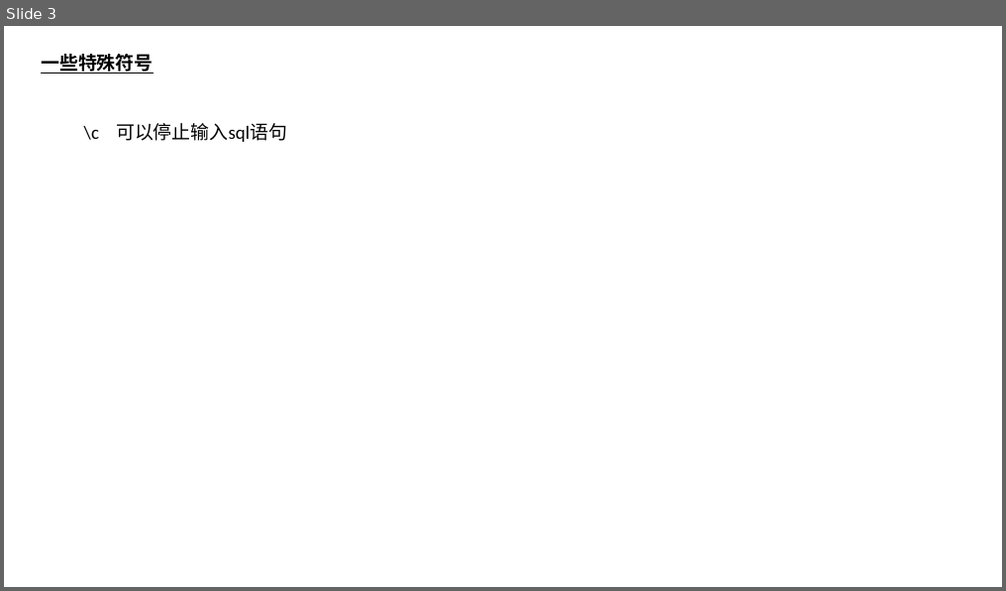
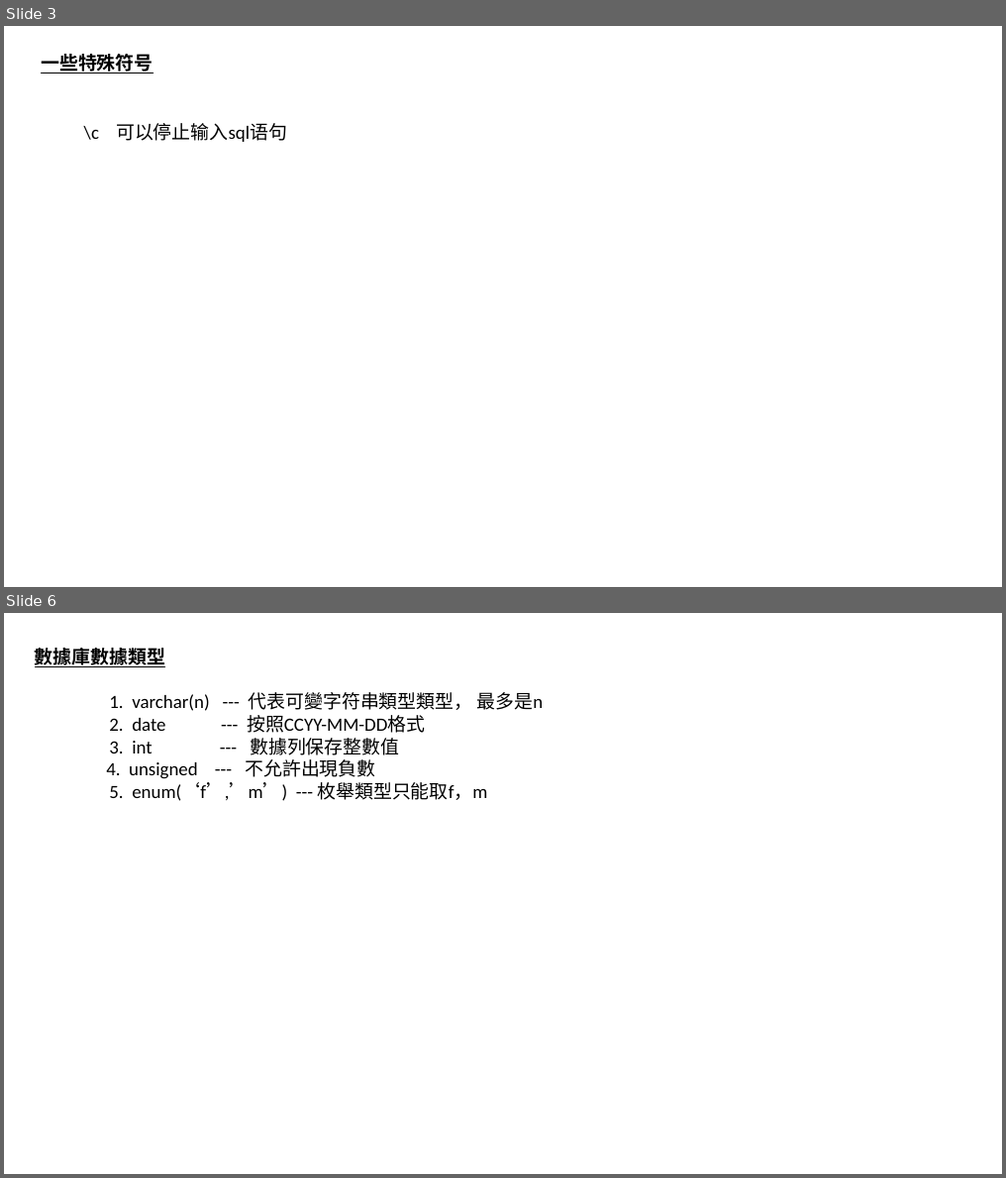
Before and after one commit to luchaojun/ChaojunStudy, a slide deck: DatabaseStudy/MySQL.pptx. Shown one above the other, each under a label of ours: slide 3 before the commit, slides 3 and 6 after it; the slides between them are not shown. The pictures are 1006x591 and 1006x1178 pixels, drawn with LibreOffice and Linux fonts; fonts in the diff are those of the drawing. Boxes give left, top, right and bottom in pixels: in the first picture for what was removed or moved away, otherwise in the second. Text is boxed around its words. In the diff, an @@ line names an element or a change of style, - is before the commit and + after.

```diff
--- a/DatabaseStudy/MySQL.pptx
+++ b/DatabaseStudy/MySQL.pptx
@@ slide 6 added at box(4, 613, 1002, 1174), background #FFFFFF @@
@@ text added at box(35, 645, 544, 801), 18 pt, text #000000 @@
+數據庫數據類型
+1. varchar(n) --- 代表可變字符串類型類型， 最多是n
+2. date --- 按照CCYY-MM-DD格式
+3. int --- 數據列保存整數值
+4. unsigned --- 不允許出現負數
+5. enum(‘f’,’m’) --- 枚舉類型只能取f，m
```
Also in this commit, not shown: 1 slide changed, 4 other slides added.
